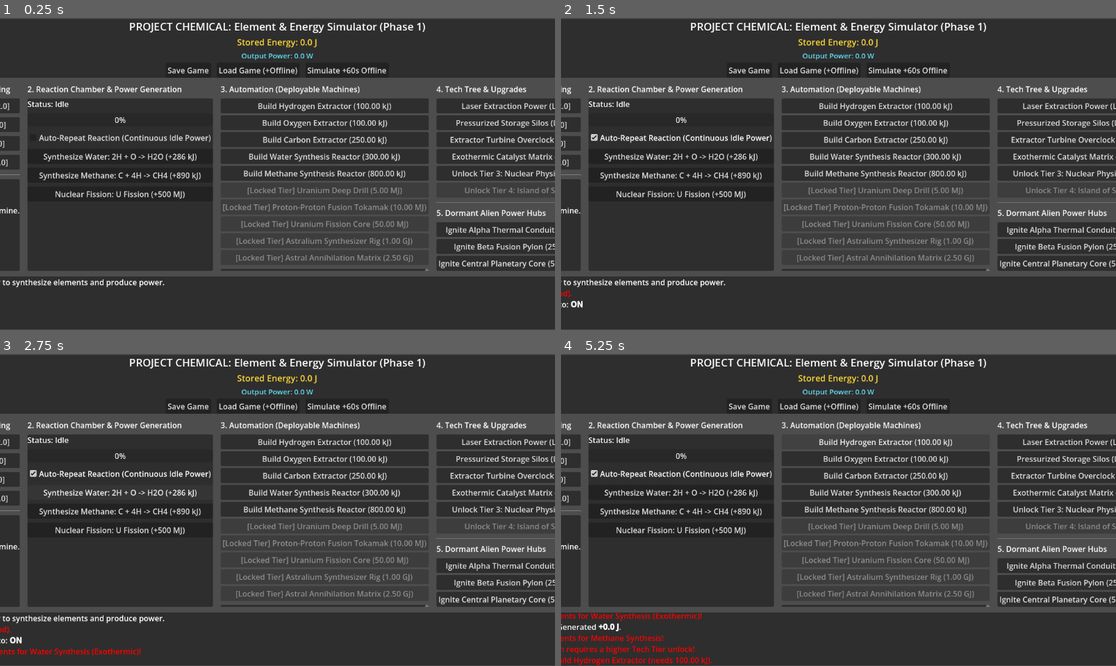
Above: before the commit, frames 1-4 (two rows, left to right).
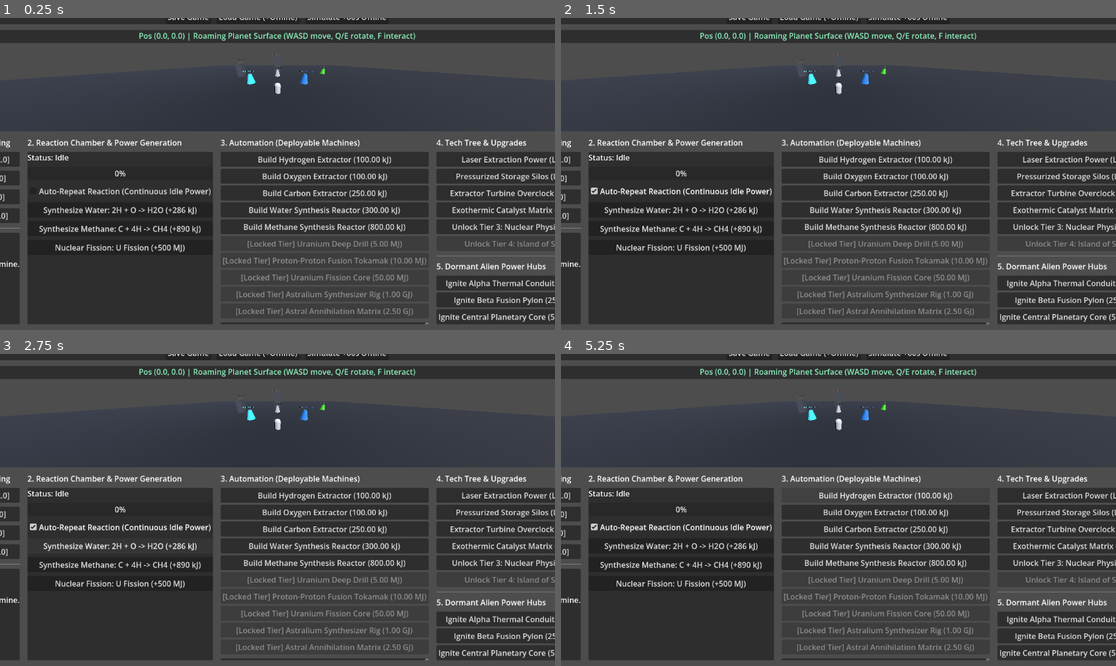
Above: after the commit, the same moments.

Repository: Aramanthy/project_chemical
Game: Godot game, scene res://src/scenes/main.tscn
The game is run twice, just before and just after one commit, with the same random seed, the same clock (stepped at 60 frames per second) and the same inputs.
Inputs (mouse positions are in pixels of both pictures, inside the frame that each line leads up to):
- Up to frame 1 (0.25 s): no input
- Up to frame 2 (1.5 s): click (821, 71) at 0.5 s, where only the run before the commit has a clickable "Load Game (+Offline)"; click "Auto-Repeat Reaction (Continu…" at 1.25 s
- Up to frame 3 (2.75 s): click "Synthesize Water: 2H + O -> H…" at 2 s
- Up to frame 4 (5.25 s): click (910, 407) at 2.75 s, where only the run before the commit has a clickable "Simulate +60s Offline"; click "Synthesize Methane: C + 4H ->…" at 3.5 s; click "Nuclear Fission: U Fission (+…" at 4.25 s; click "Build Hydrogen Extractor (100…" at 5 s

The runs differ from the first frame. In frame 1, 41% of the frame differs, in the area x 0-100%, y 0-100%; in frame 2, 41%; in frame 3, 41%; in frame 4, 42%.

Commit message:
feat(3d): add playable third-person 3D planetary prototype and viewport
- PlanetWorld3D (world_3d.tscn / world_3d.gd) with third-person camera rig
- Procedural 3D meshes for chemist avatar, element vents, alien hubs, and deployed machines
- WASD movement, Q/E camera rotation, and F/Space proximity mining/hub ignition
- Embedded 3D SubViewport in main.tscn and 4 integration tests in test_world_3d.gd (58 total)

Diff:
--- a/src/scenes/main.gd
+++ b/src/scenes/main.gd
@@ -25,6 +25,8 @@
 @onready var machine_list: RichTextLabel = $VBoxContainer/Body/AutoCol/MachinePanel/MachineList
 @onready var upgrade_buttons: VBoxContainer = $VBoxContainer/Body/TechCol/UpgradeButtons
 @onready var hub_buttons: VBoxContainer = $VBoxContainer/Body/TechCol/HubButtons
+@onready var planet_status_label: Label = $VBoxContainer/PlanetViewPanel/VBox/PlanetStatusLabel
+@onready var world_3d: PlanetWorld3D = $VBoxContainer/PlanetViewPanel/VBox/SubViewportContainer/SubViewport/World3D
 
 var _upgrade_btn_map: Dictionary = {}  # { upgrade_id: Button }
 var _build_btn_map: Dictionary = {}    # { def_id: Button }
@@ -55,6 +57,9 @@
 	_create_build_buttons()
 	_create_upgrade_buttons()
 	_create_hub_buttons()
+	if world_3d:
+		world_3d.bind_state(game_state)
+		world_3d.interaction_performed.connect(_on_3d_interaction_performed)
 
 	# Initial UI Refresh
 	_update_energy_ui()
@@ -62,6 +67,7 @@
 	_update_machine_list()
 	_update_upgrade_buttons()
 	_update_hub_buttons()
+	_update_planet_status_ui()
 	_log("[color=yellow]System initialized.[/color] Ready to synthesize elements and produce power.")
 
 func _process(delta: float) -> void:
@@ -74,6 +80,7 @@
 	if _machine_list_timer >= MACHINE_LIST_REFRESH_SEC:
 		_machine_list_timer = 0.0
 		_update_machine_list()
+		_update_planet_status_ui()
 
 # --- AUTOMATION ---
 
@@ -264,6 +271,9 @@
 	_update_machine_list()
 	_update_upgrade_buttons()
 	_update_hub_buttons()
+	if world_3d:
+		world_3d.rebuild_from_state()
+	_update_planet_status_ui()
 	var offline: Dictionary = res.get("offline", {})
 	var elapsed: float = float(offline.get("elapsed_seconds", 0.0))
 	var gained: float = float(offline.get("energy_gained", 0.0))
@@ -329,6 +339,22 @@
 	if energy_label:
 		energy_label.text = "Stored Energy: " + EnergySystem.format_joules(energy_system.current_energy_joules)
 
+func _update_planet_status_ui() -> void:
+	if planet_status_label and world_3d:
+		planet_status_label.text = world_3d.get_proximity_prompt()
+
+func _on_3d_interaction_performed(res: Dictionary) -> void:
+	if str(res.get("type", "")) == "mine":
+		if bool(res.get("ok", false)):
+			_log("[3D Mine] Extracted [b]+%.1f %s[/b] from %s!" % [
+				float(res.get("added", 0.0)), str(res.get("element", "")), str(res.get("deposit_name", ""))
+			])
+		elif str(res.get("reason", "")) == "tier_locked":
+			_log("[color=red][3D Mine] %s requires a higher Tech Tier unlock![/color]" % str(res.get("deposit", "Deposit")))
+		else:
+			_log("[color=gray][3D] Move closer to a glowing resource vent or alien hub to interact.[/color]")
+	_update_planet_status_ui()
+
 func _update_inventory_ui() -> void:
 	if not inventory_label:
 		return
--- a/src/scenes/main.tscn
+++ b/src/scenes/main.tscn
@@ -1,6 +1,7 @@
-[gd_scene load_steps=2 format=3 uid="uid://c8yj7x4n3q5o1"]
+[gd_scene load_steps=3 format=3 uid="uid://c8yj7x4n3q5o1"]
 
 [ext_resource type="Script" path="res://src/scenes/main.gd" id="1_main"]
+[ext_resource type="PackedScene" uid="uid://b6w3dplanet01" path="res://src/scenes/world_3d.tscn" id="2_world3d"]
 
 [node name="Main" type="Control"]
 layout_mode = 3
@@ -68,6 +69,32 @@
 layout_mode = 2
 text = "Simulate +60s Offline"
 
+[node name="PlanetViewPanel" type="PanelContainer" parent="VBoxContainer"]
+layout_mode = 2
+custom_minimum_size = Vector2(0, 210)
+
+[node name="VBox" type="VBoxContainer" parent="VBoxContainer/PlanetViewPanel"]
+layout_mode = 2
+theme_override_constants/separation = 4
+
+[node name="PlanetStatusLabel" type="Label" parent="VBoxContainer/PlanetViewPanel/VBox"]
+layout_mode = 2
+theme_override_colors/font_color = Color(0.55, 0.95, 0.75, 1)
+text = "3D Third-Person View — WASD: Move | Q/E: Rotate Cam | F/Space: Mine / Ignite Hub"
+horizontal_alignment = 1
+
+[node name="SubViewportContainer" type="SubViewportContainer" parent="VBoxContainer/PlanetViewPanel/VBox"]
+layout_mode = 2
+size_flags_vertical = 3
+stretch = true
+
+[node name="SubViewport" type="SubViewport" parent="VBoxContainer/PlanetViewPanel/VBox/SubViewportContainer"]
+handle_input_locally = false
+size = Vector2i(1100, 180)
+render_target_update_mode = 4
+
+[node name="World3D" parent="VBoxContainer/PlanetViewPanel/VBox/SubViewportContainer/SubViewport" instance=ExtResource("2_world3d")]
+
 [node name="Body" type="HBoxContainer" parent="VBoxContainer"]
 layout_mode = 2
 size_flags_vertical = 3
--- /dev/null
+++ b/src/scenes/world_3d.gd
@@ -0,0 +1,382 @@
+class_name PlanetWorld3D
+extends Node3D
+
+## Playable 3D third-person planetary surface view (Phase 1 -> Phase 2 bridge).
+## Renders the planetary ground, third-person chemist avatar, over-the-shoulder
+## camera rig, resource deposit crystals, dormant alien hubs, and deployed machines
+## using procedural primitive meshes — 100% self-contained and headless-testable.
+
+signal interaction_performed(result: Dictionary)
+
+const MOVE_SPEED: float = 10.0
+const TURN_SPEED_RAD: float = 2.2
+
+var game_state: GameState
+var camera_yaw: float = 0.0
+
+var ground_body: StaticBody3D
+var player_root: Node3D
+var player_Visual: Node3D
+var camera_pivot: Node3D
+var camera_3d: Camera3D
+var deposits_root: Node3D
+var hubs_root: Node3D
+var machines_root: Node3D
+
+var _deposit_nodes: Dictionary = {}  # { deposit_id: Node3D }
+var _hub_nodes: Dictionary = {}      # { hub_id: Node3D }
+var _machine_nodes: Dictionary = {}  # { machine_id: Node3D }
+
+func _ready() -> void:
+	_build_environment()
+	_build_player_and_camera()
+	deposits_root = Node3D.new()
+	deposits_root.name = "DepositsRoot"
+	add_child(deposits_root)
+	hubs_root = Node3D.new()
+	hubs_root.name = "HubsRoot"
+	add_child(hubs_root)
+	machines_root = Node3D.new()
+	machines_root.name = "MachinesRoot"
+	add_child(machines_root)
+
+func bind_state(state: GameState) -> void:
+	game_state = state
+	game_state.planet.player_moved.connect(_on_player_moved)
+	game_state.planet.hub_activated.connect(_on_hub_activated)
+	game_state.machine_added.connect(_on_machine_added)
+	game_state.machine_removed.connect(_on_machine_removed)
+	rebuild_from_state()
+
+func rebuild_from_state() -> void:
+	if game_state == null:
+		return
+	_clear_children(deposits_root)
+	_clear_children(hubs_root)
+	_clear_children(machines_root)
+	_deposit_nodes.clear()
+	_hub_nodes.clear()
+	_machine_nodes.clear()
+
+	for dep in game_state.planet.deposits:
+		_spawn_deposit_node(dep)
+	for hub_id in game_state.planet.hubs.keys():
+		_spawn_hub_node(game_state.planet.hubs[hub_id])
+	for m in game_state.machines:
+		_spawn_machine_node(m)
+
+	_sync_player_transform()
+
+func _process(delta: float) -> void:
+	if game_state == null:
+		return
+	var input_dir := Vector2.ZERO
+	if Input.is_key_pressed(KEY_W) or Input.is_key_pressed(KEY_UP):
+		input_dir.y -= 1.0
+	if Input.is_key_pressed(KEY_S) or Input.is_key_pressed(KEY_DOWN):
+		input_dir.y += 1.0
+	if Input.is_key_pressed(KEY_A) or Input.is_key_pressed(KEY_LEFT):
+		input_dir.x -= 1.0
+	if Input.is_key_pressed(KEY_D) or Input.is_key_pressed(KEY_RIGHT):
+		input_dir.x += 1.0
+
+	if Input.is_key_pressed(KEY_Q):
+		rotate_camera_yaw(TURN_SPEED_RAD * delta)
+	if Input.is_key_pressed(KEY_E):
+		rotate_camera_yaw(-TURN_SPEED_RAD * delta)
+
+	if input_dir.length_squared() > 0.001:
+		move_in_view_direction(input_dir.normalized(), delta)
+
+func _unhandled_key_input(event: InputEvent) -> void:
+	if game_state == null:
+		return
+	if event is InputEventKey and event.pressed and not event.echo:
+		var ke := event as InputEventKey
+		if ke.keycode == KEY_F or ke.keycode == KEY_SPACE:
+			interact_at_player()
+
+## Moves the player on the XZ plane relative to the current third-person camera yaw.
+func move_in_view_direction(input_dir: Vector2, delta: float) -> void:
+	if game_state == null:
+		return
+	var forward := Vector3(sin(camera_yaw), 0.0, cos(camera_yaw))
+	var right := Vector3(cos(camera_yaw), 0.0, -sin(camera_yaw))
+	var world_dir: Vector3 = (right * input_dir.x + forward * input_dir.y).normalized()
+	game_state.planet.move_player(world_dir * MOVE_SPEED * delta)
+	if player_Visual and world_dir.length_squared() > 0.001:
+		player_Visual.rotation.y = atan2(-world_dir.x, -world_dir.z)
+
+func rotate_camera_yaw(delta_rad: float) -> void:
+	camera_yaw += delta_rad
+	if camera_pivot:
+		camera_pivot.rotation.y = camera_yaw
+
+## Performs context-sensitive 3D interaction at the player's position:
+## 1. If a dormant Alien Hub is in range and can be activated, ignites it.
+## 2. Otherwise, mines the nearest elemental deposit in range.
+func interact_at_player() -> Dictionary:
+	if game_state == null:
+		return { "ok": false, "reason": "no_state" }
+	var pos: Vector3 = game_state.planet.player_position
+	var near_hub: Dictionary = game_state.planet.get_nearest_hub(pos)
+	if not near_hub.is_empty() and not bool(near_hub.get("activated", false)):
+		var hub_id: String = str(near_hub["id"])
+		if game_state.planet.activate_hub(hub_id, game_state, true):
+			var res: Dictionary = {
+				"ok": true,
+				"type": "hub_activated",
+				"hub_id": hub_id,
+				"hub_name": near_hub["name"]
+			}
+			interaction_performed.emit(res)
+			return res
+
+	var mine_res: Dictionary = game_state.planet.mine_nearest_deposit(game_state, 2.0)
+	mine_res["type"] = "mine"
+	interaction_performed.emit(mine_res)
+	return mine_res
+
+## Returns a short HUD string describing the player's 3D coordinates and nearest target.
+func get_proximity_prompt() -> String:
+	if game_state == null:
+		return ""
+	var pos: Vector3 = game_state.planet.player_position
+	var coord_str: String = "Pos (%.1f, %.1f)" % [pos.x, pos.z]
+	var dep: Dictionary = game_state.planet.get_nearest_deposit(pos)
+	if not dep.is_empty():
+		return "%s | Near: %s (%s x%.1f) [Press F to Mine]" % [
+			coord_str, dep["name"], dep["element"], float(dep["richness"])
+		]
+	var hub: Dictionary = game_state.planet.get_nearest_hub(pos)
+	if not hub.is_empty():
+		var state_txt: String = "ONLINE" if bool(hub.get("activated", false)) else "Press F to Ignite"
+		return "%s | Near Hub: %s [%s]" % [coord_str, hub["name"], state_txt]
+	return "%s | Roaming Planet Surface (WASD move, Q/E rotate, F interact)" % coord_str
+
+# --- 3D SCENE CONSTRUCTION ---
+
+func _build_environment() -> void:
+	var sun := DirectionalLight3D.new()
+	sun.name = "DirectionalSun"
+	sun.rotation_degrees = Vector3(-48.0, 35.0, 0.0)
+	sun.light_energy = 1.25
+	add_child(sun)
+
+	ground_body = StaticBody3D.new()
+	ground_body.name = "PlanetGround"
+	var ground_mesh := MeshInstance3D.new()
+	var box := BoxMesh.new()
+	box.size = Vector3(PlanetGrid.WORLD_HALF_EXTENT * 2.4, 1.0, PlanetGrid.WORLD_HALF_EXTENT * 2.4)
+	ground_mesh.mesh = box
+	ground_mesh.position = Vector3(0.0, -0.5, 0.0)
+	var ground_mat := StandardMaterial3D.new()
+	ground_mat.albedo_color = Color(0.14, 0.16, 0.21)
+	ground_mat.roughness = 0.9
+	ground_mesh.material_override = ground_mat
+	ground_body.add_child(ground_mesh)
+	add_child(ground_body)
+
+func _build_player_and_camera() -> void:
+	player_root = Node3D.new()
+	player_root.name = "PlayerRoot"
+	add_child(player_root)
+
+	player_Visual = Node3D.new()
+	player_Visual.name = "PlayerVisual"
+	player_root.add_child(player_Visual)
+
+	# Chemist suit body
+	var suit := MeshInstance3D.new()
+	var cap := CapsuleMesh.new()
+	cap.radius = 0.45
+	cap.height = 1.8
+	suit.mesh = cap
+	suit.position = Vector3(0.0, 0.9, 0.0)
+	var suit_mat := StandardMaterial3D.new()
+	suit_mat.albedo_color = Color(0.9, 0.92, 0.96)
+	suit.material_override = suit_mat
+	player_Visual.add_child(suit)
+
+	# Glowing visor (indicates facing direction -Z)
+	var visor := MeshInstance3D.new()
+	var v_box := BoxMesh.new()
+	v_box.size = Vector3(0.55, 0.25, 0.3)
+	visor.mesh = v_box
+	visor.position = Vector3(0.0, 1.35, -0.35)
+	var visor_mat := StandardMaterial3D.new()
+	visor_mat.albedo_color = Color(0.2, 0.9, 1.0)
+	visor_mat.emission_enabled = true
+	visor_mat.emission = Color(0.2, 0.9, 1.0)
+	visor.material_override = visor_mat
+	player_Visual.add_child(visor)
+
+	# Over-the-shoulder Third-Person Camera Rig
+	camera_pivot = Node3D.new()
+	camera_pivot.name = "CameraPivot"
+	player_root.add_child(camera_pivot)
+
+	camera_3d = Camera3D.new()
+	camera_3d.name = "ThirdPersonCamera"
+	camera_3d.position = Vector3(0.0, 4.5, 7.5)
+	camera_3d.rotation_degrees = Vector3(-24.0, 0.0, 0.0)
+	camera_3d.current = true
+	camera_pivot.add_child(camera_3d)
+
+func _spawn_deposit_node(dep: Dictionary) -> void:
+	var root := Node3D.new()
+	root.name = str(dep["id"])
+	root.position = dep["position"]
+
+	var crystal := MeshInstance3D.new()
+	var cyl := CylinderMesh.new()
+	cyl.top_radius = 0.35
+	cyl.bottom_radius = 0.9
+	cyl.height = 2.0
+	crystal.mesh = cyl
+	crystal.position = Vector3(0.0, 1.0, 0.0)
+	var mat := StandardMaterial3D.new()
+	var col: Color = _element_color(str(dep["element"]))
+	mat.albedo_color = col
+	mat.emission_enabled = true
+	mat.emission = col * 0.5
+	crystal.material_override = mat
+	root.add_child(crystal)
+
+	var lbl := Label3D.new()
+	lbl.text = "%s [%s x%.1f]" % [dep["name"], dep["element"], float(dep["richness"])]
+	lbl.position = Vector3(0.0, 2.6, 0.0)
+	lbl.billboard = BaseMaterial3D.BILLBOARD_ENABLED
+	lbl.font_size = 42
+	lbl.modulate = col.lightened(0.35)
+	root.add_child(lbl)
+
+	deposits_root.add_child(root)
+	_deposit_nodes[str(dep["id"])] = root
+
+func _spawn_hub_node(hub: Dictionary) -> void:
+	var hub_id: String = str(hub["id"])
+	var root := Node3D.new()
+	root.name = hub_id
+	root.position = hub["position"]
+
+	var pylon := MeshInstance3D.new()
+	pylon.name = "PylonMesh"
+	var box := BoxMesh.new()
+	var is_core: bool = bool(hub.get("is_core", false))
+	box.size = Vector3(2.8, 6.5, 2.8) if is_core else Vector3(1.8, 4.2, 1.8)
+	pylon.mesh = box
+	pylon.position = Vector3(0.0, box.size.y * 0.5, 0.0)
+	root.add_child(pylon)
+
+	var lbl := Label3D.new()
+	lbl.name = "HubLabel"
+	lbl.position = Vector3(0.0, box.size.y + 1.0, 0.0)
+	lbl.billboard = BaseMaterial3D.BILLBOARD_ENABLED
+	lbl.font_size = 48
+	root.add_child(lbl)
+
+	hubs_root.add_child(root)
+	_hub_nodes[hub_id] = root
+	_refresh_hub_visual(hub_id)
+
+func _refresh_hub_visual(hub_id: String) -> void:
+	if not _hub_nodes.has(hub_id) or game_state == null:
+		return
+	var root: Node3D = _hub_nodes[hub_id]
+	var hub: Dictionary = game_state.planet.hubs[hub_id]
+	var active: bool = bool(hub.get("activated", false))
+	var pylon: MeshInstance3D = root.get_node("PylonMesh") as MeshInstance3D
+	var lbl: Label3D = root.get_node("HubLabel") as Label3D
+
+	var mat := StandardMaterial3D.new()
+	if active:
+		var glow := Color(1.0, 0.85, 0.25) if bool(hub.get("is_core", false)) else Color(0.2, 0.95, 1.0)
+		mat.albedo_color = glow
+		mat.emission_enabled = true
+		mat.emission = glow * 0.8
+		lbl.text = "%s [ONLINE +%s]" % [hub["name"], EnergySystem.format_watts(float(hub["passive_power_watts"]))]
+		lbl.modulate = glow
+	else:
+		mat.albedo_color = Color(0.32, 0.34, 0.4)
+		lbl.text = "%s [DORMANT]" % hub["name"]
+		lbl.modulate = Color(0.85, 0.5, 0.4)
+	pylon.material_override = mat
+
+func _spawn_machine_node(machine: Machine) -> void:
+	if machine.world_position == Vector3.ZERO and game_state != null:
+		# Place around the player's current position in a ring
+		var idx: int = max(0, machine.id - 1)
+		var angle: float = float(idx) * 1.15
+		var radius: float = 2.6 + float(idx / 6) * 1.5
+		var p: Vector3 = game_state.planet.player_position
+		machine.world_position = Vector3(p.x + cos(angle) * radius, 0.0, p.z + sin(angle) * radius)
+
+	var root := Node3D.new()
+	root.name = "Machine_%d" % machine.id
+	root.position = machine.world_position
+
+	var mesh_inst := MeshInstance3D.new()
+	var mat := StandardMaterial3D.new()
+	if machine is AutoExtractor:
+		var cyl := CylinderMesh.new()
+		cyl.top_radius = 0.45
+		cyl.bottom_radius = 0.55
+		cyl.height = 1.2
+		mesh_inst.mesh = cyl
+		mesh_inst.position = Vector3(0.0, 0.6, 0.0)
+		mat.albedo_color = Color(0.3, 0.8, 0.95)
+	else:
+		var sph := SphereMesh.new()
+		sph.radius = 0.7
+		sph.height = 1.4
+		mesh_inst.mesh = sph
+		mesh_inst.position = Vector3(0.0, 0.7, 0.0)
+		mat.albedo_color = Color(0.95, 0.55, 0.2)
+	mesh_inst.material_override = mat
+	root.add_child(mesh_inst)
+
+	var lbl := Label3D.new()
+	lbl.text = "#%d %s" % [machine.id, machine.display_name]
+	lbl.position = Vector3(0.0, 1.7, 0.0)
+	lbl.billboard = BaseMaterial3D.BILLBOARD_ENABLED
+	lbl.font_size = 34
+	root.add_child(lbl)
+
+	machines_root.add_child(root)
+	_machine_nodes[machine.id] = root
+
+func _on_player_moved(_new_pos: Vector3) -> void:
+	_sync_player_transform()
+
+func _sync_player_transform() -> void:
+	if player_root and game_state:
+		player_root.position = game_state.planet.player_position
+
+func _on_hub_activated(hub_id: String) -> void:
+	_refresh_hub_visual(hub_id)
+
+func _on_machine_added(machine: Machine) -> void:
+	_spawn_machine_node(machine)
+
+func _on_machine_removed(machine: Machine) -> void:
+	if _machine_nodes.has(machine.id):
+		var n: Node3D = _machine_nodes[machine.id]
+		_machine_nodes.erase(machine.id)
+		n.queue_free()
+
+static func _element_color(elem_id: String) -> Color:
+	match elem_id:
+		"H": return Color(0.25, 0.9, 1.0)
+		"O": return Color(0.2, 0.55, 1.0)
+		"C": return Color(0.75, 0.75, 0.78)
+		"U": return Color(0.35, 1.0, 0.25)
+		"EX_119": return Color(0.9, 0.3, 1.0)
+	return Color(0.9, 0.85, 0.5)
+
+static func _clear_children(parent: Node) -> void:
+	if parent == null:
+		return
+	for c in parent.get_children():
+		parent.remove_child(c)
+		c.free()
--- /dev/null
+++ b/src/scenes/world_3d.tscn
@@ -0,0 +1,6 @@
+[gd_scene load_steps=2 format=3 uid="uid://b6w3dplanet01"]
+
+[ext_resource type="Script" path="res://src/scenes/world_3d.gd" id="1_world3d"]
+
+[node name="World3D" type="Node3D"]
+script = ExtResource("1_world3d")
--- a/src/tests/test_main_scene.gd
+++ b/src/tests/test_main_scene.gd
@@ -16,13 +16,15 @@
 
 func test_all_onready_nodes_resolve() -> void:
 	for prop in ["energy_label", "power_label", "inventory_label", "progress_bar",
-			"status_label", "log_box", "auto_repeat_check", "build_buttons", "machine_list", "upgrade_buttons"]:
+			"status_label", "log_box", "auto_repeat_check", "build_buttons",
+			"machine_list", "upgrade_buttons", "hub_buttons", "planet_status_label", "world_3d"]:
 		assert_true(scene.get(prop) != null, "Node for '%s' not found" % prop)
 	_cleanup()
 
 func test_build_buttons_created_for_every_machine() -> void:
 	assert_eq(scene.build_buttons.get_child_count(), MachineCatalog.DEFS.size())
 	assert_eq(scene.upgrade_buttons.get_child_count(), TechTree.UPGRADES.size())
+	assert_eq(scene.hub_buttons.get_child_count(), PlanetGrid.HUB_DEFS.size())
 	_cleanup()
 
 func test_manual_play_to_first_automation() -> void:
--- /dev/null
+++ b/src/tests/test_world_3d.gd
@@ -0,0 +1,61 @@
+extends TestCase
+
+var state: GameState
+var world: PlanetWorld3D
+
+func before_each() -> void:
+	state = GameState.new()
+	world = load("res://src/scenes/world_3d.tscn").instantiate() as PlanetWorld3D
+	var tree: SceneTree = Engine.get_main_loop()
+	tree.root.add_child(world)
+	world.bind_state(state)
+
+func _cleanup() -> void:
+	if world and world.get_parent():
+		world.get_parent().remove_child(world)
+		world.free()
+
+func test_spawns_player_camera_deposits_and_hubs() -> void:
+	assert_true(world.player_root != null)
+	assert_true(world.camera_3d != null)
+	assert_eq(world.deposits_root.get_child_count(), PlanetGrid.DEPOSIT_DEFS.size())
+	assert_eq(world.hubs_root.get_child_count(), PlanetGrid.HUB_DEFS.size())
+	_cleanup()
+
+func test_third_person_movement_and_camera_rotation() -> void:
+	world.rotate_camera_yaw(0.5)
+	assert_almost_eq(world.camera_pivot.rotation.y, 0.5)
+	world.move_in_view_direction(Vector2(0.0, -1.0), 1.0)
+	assert_true(state.planet.player_position.length() > 5.0, "Player moved on XZ plane")
+	assert_almost_eq(world.player_root.position.x, state.planet.player_position.x)
+	assert_almost_eq(world.player_root.position.z, state.planet.player_position.z)
+	_cleanup()
+
+func test_3d_interact_mines_deposit_and_ignites_hub() -> void:
+	# 1. Move to Hydrogen deposit at (-6, 0, -5) and interact
+	state.planet.set_player_position(Vector3(-6.0, 0.0, -5.0))
+	var mine_res: Dictionary = world.interact_at_player()
+	assert_true(mine_res.get("ok", false))
+	assert_eq(str(mine_res.get("type", "")), "mine")
+	assert_almost_eq(state.inventory.get_amount("H"), 3.0)
+
+	# 2. Move to hub_alpha at (-12, 0, -12), supply requirements, and interact
+	state.energy.add_energy(1500000.0)
+	state.inventory.add_element("H2O", 3.0)
+	state.planet.set_player_position(Vector3(-12.0, 0.0, -12.0))
+	var hub_res: Dictionary = world.interact_at_player()
+	assert_true(hub_res.get("ok", false))
+	assert_eq(str(hub_res.get("type", "")), "hub_activated")
+	assert_true(state.planet.is_hub_activated("hub_alpha"))
+	_cleanup()
+
+func test_deployed_machines_spawn_and_remove_3d_nodes() -> void:
+	state.energy.add_energy(500000.0)
+	var m: Machine = state.build_machine("extractor_h")
+	assert_true(m != null)
+	assert_eq(world.machines_root.get_child_count(), 1)
+	assert_true(m.world_position.length() > 0.1, "Machine placed near player in 3D space")
+
+	assert_true(state.remove_machine(m.id))
+	assert_eq(world._machine_nodes.size(), 0)
+	_cleanup()
Not shown, added: src/scenes/world_3d.gd.uid
Not shown, added: src/tests/test_world_3d.gd.uid
Not shown, changed: CHANGELOG.md
Not shown, changed: GAME_DESIGN.md
